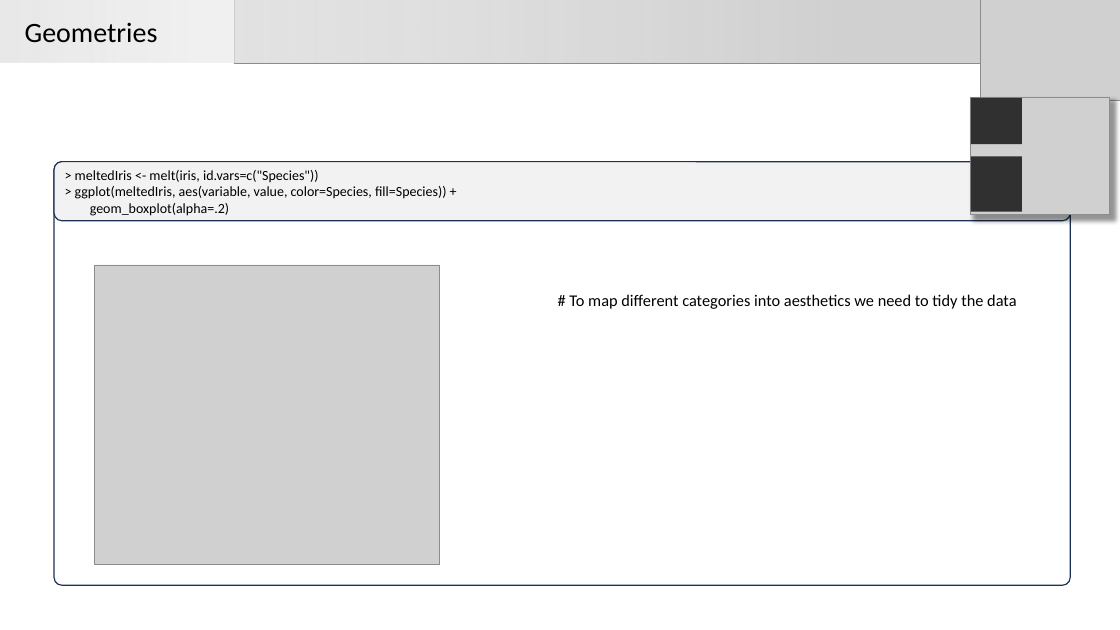
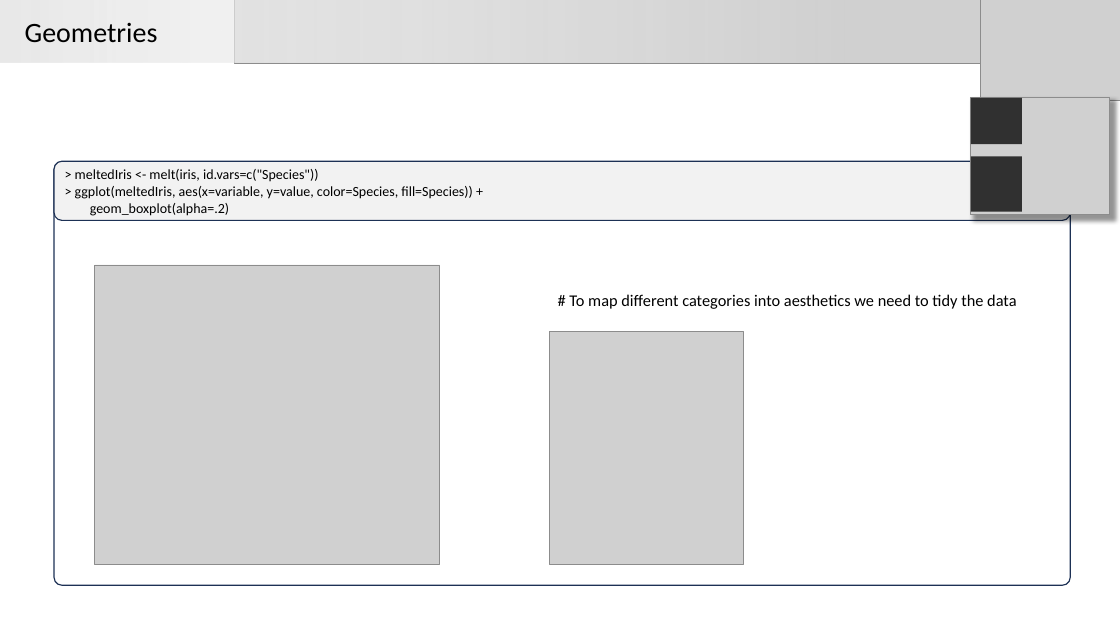
Before and after one commit to Carlospq/ggplot2Workshop, a slide deck: slide 40 of GGplot_workshop.pptx (slide 39 before the commit). Drawn at 1120x630 pixels with LibreOffice and Linux fonts; fonts in the diff are those of the drawing; grey boxes stand for pictures. Boxes give left, top, right and bottom in pixels: in the first picture for what was removed or moved away, otherwise in the second. Text is boxed around its words. In the diff, an @@ line names an element or a change of style, - is before the commit and + after.

```diff
--- a/GGplot_workshop.pptx
+++ b/GGplot_workshop.pptx
@@ text in rounded rectangle at box(75, 186, 472, 199): text changed @@
-> ggplot(meltedIris, aes(variable, value, color=Species, fill=Species)) +
+> ggplot(meltedIris, aes(x=variable, y=value, color=Species, fill=Species)) +
@@ picture added at box(549, 332, 744, 565) @@
```
Also in this commit, not shown: 11 other slides changed, 1 slide added, 2 slides removed, 3 other files.
